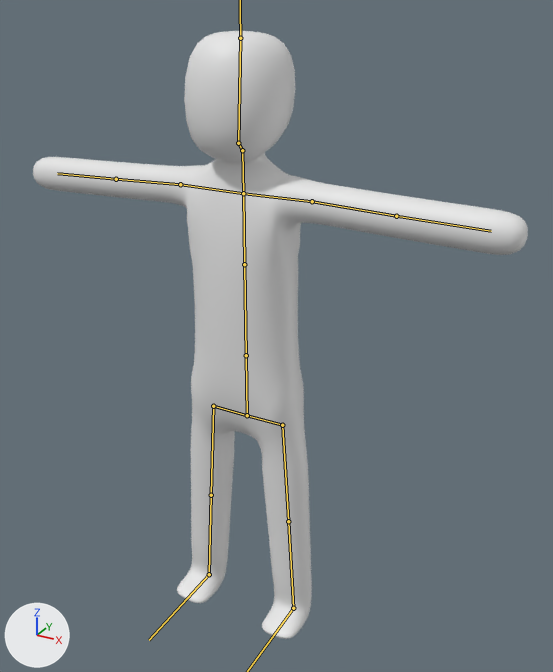
What one commit did to the glTF model assets/models/player/Player.gltf.
Both versions are drawn from a 50 mm camera at (4.68, -7.7, 8.11) aimed at (0.31, 0.24, 4.14). Lighting does not change. The marker at lower left points along +X, +Y and +Z. The bones that bend it are drawn over the model as lines.
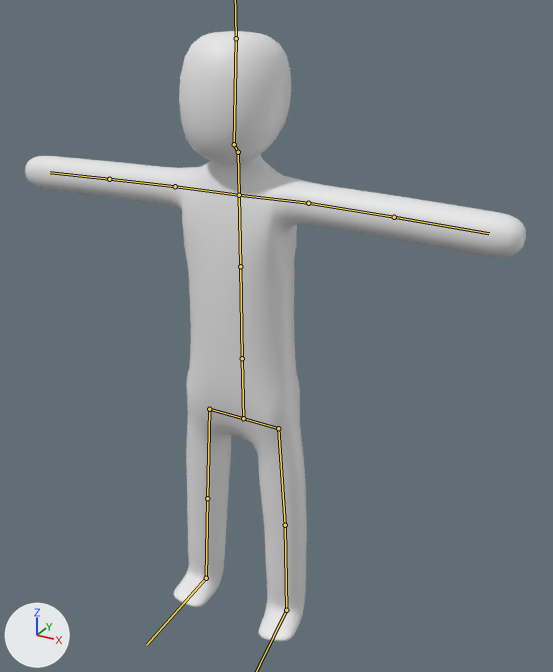
The newer file adds an action. The first version stands in its rest pose; the second is drawn at frame 1 of the action 't_pose'.

Changed parts and their boxes [x1, y1, x2, y2] in the pictures (553 x 672 px):
'Cube', posed
    before: [33, 31, 528, 639]
    after: [25, 31, 526, 641]
bone 'Bone.02', root to tip
    before: (247, 415) to (213, 406)
    after: (243, 418) to (209, 409)
bone 'Bone.12', root to tip
    before: (247, 415) to (246, 355)
    after: (243, 418) to (242, 358)
bone 'Bone.03', root to tip
    before: (243, 193) to (180, 184)
    after: (239, 195) to (175, 186)
bone 'Bone.04', root to tip
    before: (180, 184) to (116, 179)
    after: (175, 186) to (109, 179)
bone 'Bone.17', root to tip
    before: (243, 193) to (312, 201)
    after: (239, 195) to (308, 203)
bone 'Bone.16', root to tip
    before: (247, 415) to (282, 425)
    after: (243, 418) to (278, 428)
bone 'Bone.19', root to tip
    before: (282, 425) to (288, 521)
    after: (278, 428) to (285, 525)
bone 'Bone.14', root to tip
    before: (288, 521) to (293, 608)
    after: (285, 525) to (286, 610)

The change in detail:
Bone 'Bone.02' (bone_bone_02) moves from (0.0, 0.0, 0.0) to (-0.1, 0.0, 0.0).
Bone 'Bone.12' (bone_bone_12) moves from (0.0, 0.0, 0.0) to (0.0, 0.0, 0.1).
Bone 'Bone.03' (bone_bone_03) turns from (0, 0, 0) to (0, -1, 1) degrees about its own x, y and z.
Bone 'Bone.04' (bone_bone_04) turns from (0, 0, 0) to (2, -2, 0) degrees about its own x, y and z.
Bone 'Bone.17' (bone_bone_17) turns from (0, 0, 0) to (0, 1, 1) degrees about its own x, y and z.
Bone 'Bone.16' (bone_bone_16) moves from (0.0, 0.0, 0.0) to (0.1, 0.0, 0.0).
Bone 'Bone.19' (bone_bone_19) turns from (0, 0, 0) to (0, -4, 0) degrees about its own x, y and z.
Bone 'Bone.14' (bone_bone_14) turns from (0, 0, 0) to (0, 1, 3) degrees about its own x, y and z.
Bone 'Bone.15' (bone_bone_15) turns from (0, 0, 0) to (0, 8, 6) degrees about its own x, y and z.
